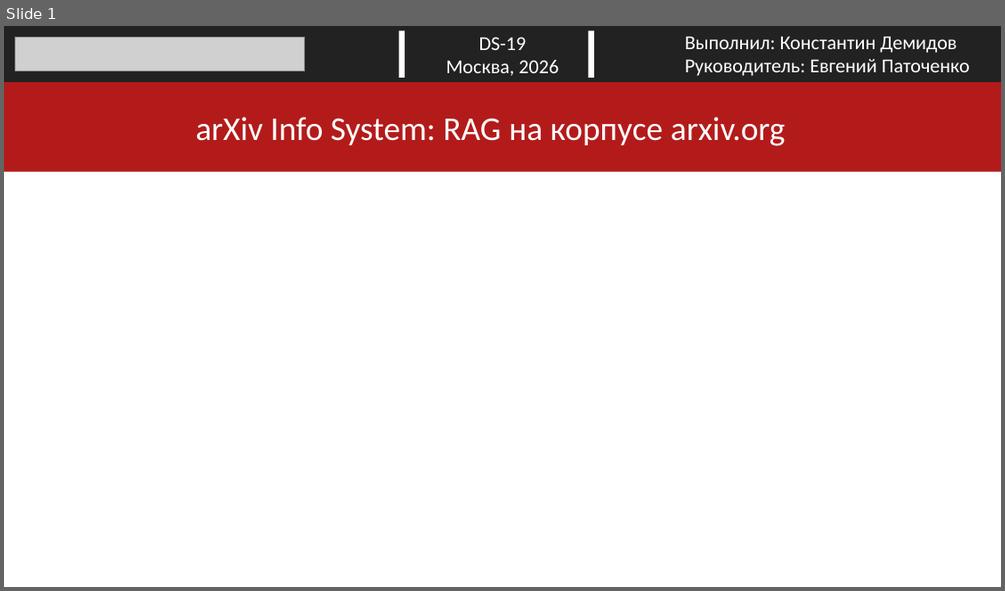
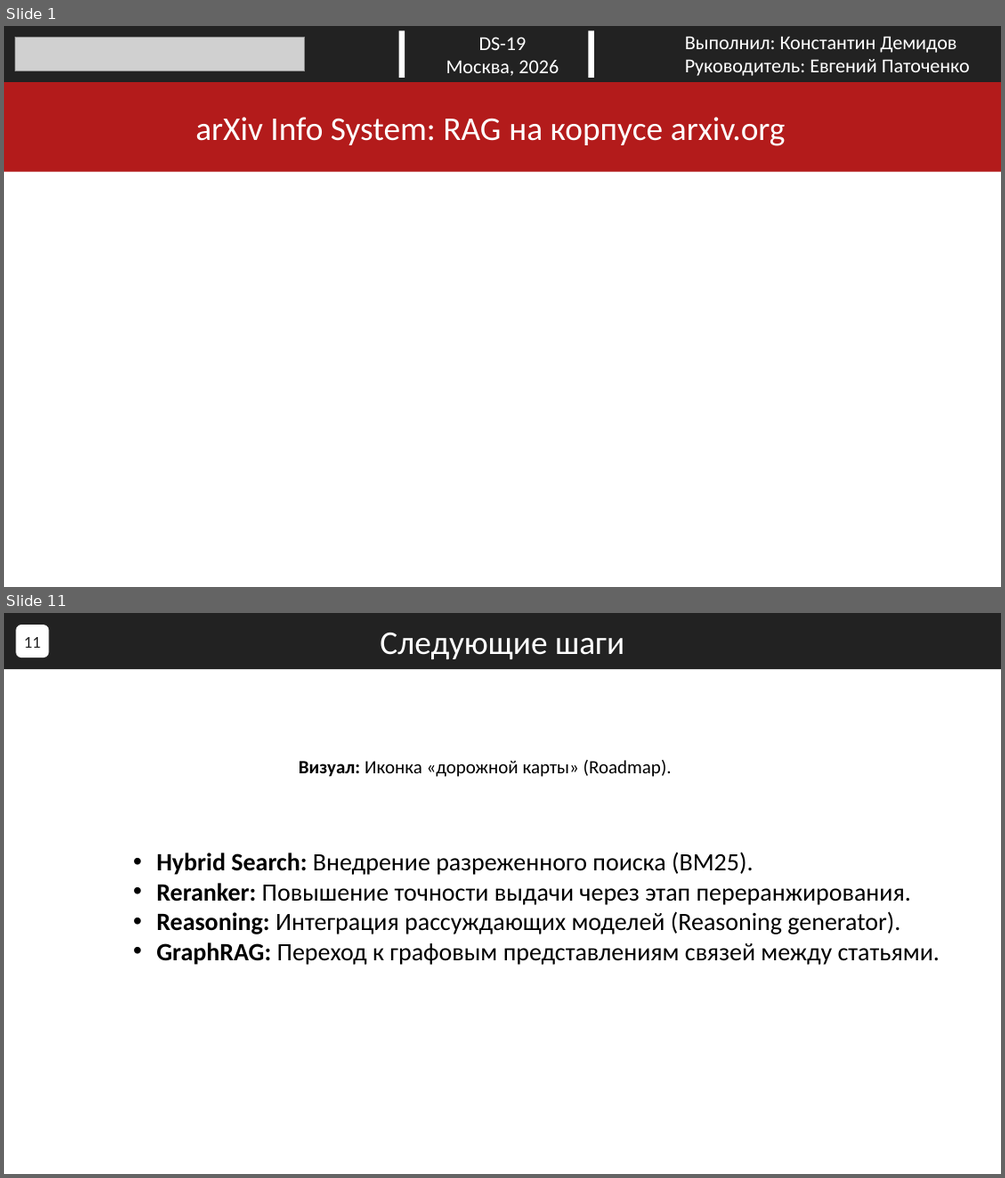
Before and after one commit to ConstDemi/ragarxiv, a slide deck: arXiv_Presentation.pptx. Shown one above the other, each under a label of ours: slide 1 before the commit, slides 1 and 11 after it; the slides between them are not shown. The pictures are 1005x591 and 1005x1178 pixels, drawn with LibreOffice and Linux fonts; fonts in the diff are those of the drawing; grey boxes stand for pictures. Boxes give left, top, right and bottom in pixels: in the first picture for what was removed or moved away, otherwise in the second. Text is boxed around its words. In the diff, an @@ line names an element or a change of style, - is before the commit and + after.

```diff
--- a/arXiv_Presentation.pptx
+++ b/arXiv_Presentation.pptx
@@ slide 11 added at bbox=[4, 613, 1001, 1174], background #FFFFFF @@
@@ rectangle added at bbox=[4, 613, 1001, 669], fill #222222, 32 pt, text #FFFFFF @@
+Следующие шаги
@@ rounded rectangle added at bbox=[16, 625, 48, 657], fill #FFFFFF, 18 pt, text #FFFFFF @@
+ё
@@ page number added at bbox=[24, 637, 40, 648], 16 pt, text #222222 @@
+11
@@ text added at bbox=[299, 760, 672, 777], 18 pt, text #000000 @@
+Визуал: Иконка «дорожной карты» (Roadmap).
@@ text added at bbox=[156, 852, 939, 965], 24 pt, text #000000 @@
+• Hybrid Search: Внедрение разреженного поиска (BM25).
+• Reranker: Повышение точности выдачи через этап переранжирования.
+• Reasoning: Интеграция рассуждающих моделей (Reasoning generator).
+• GraphRAG: Переход к графовым представлениям связей между статьями.
```
Also in this commit, not shown: 9 slides changed, 4 slides removed.
